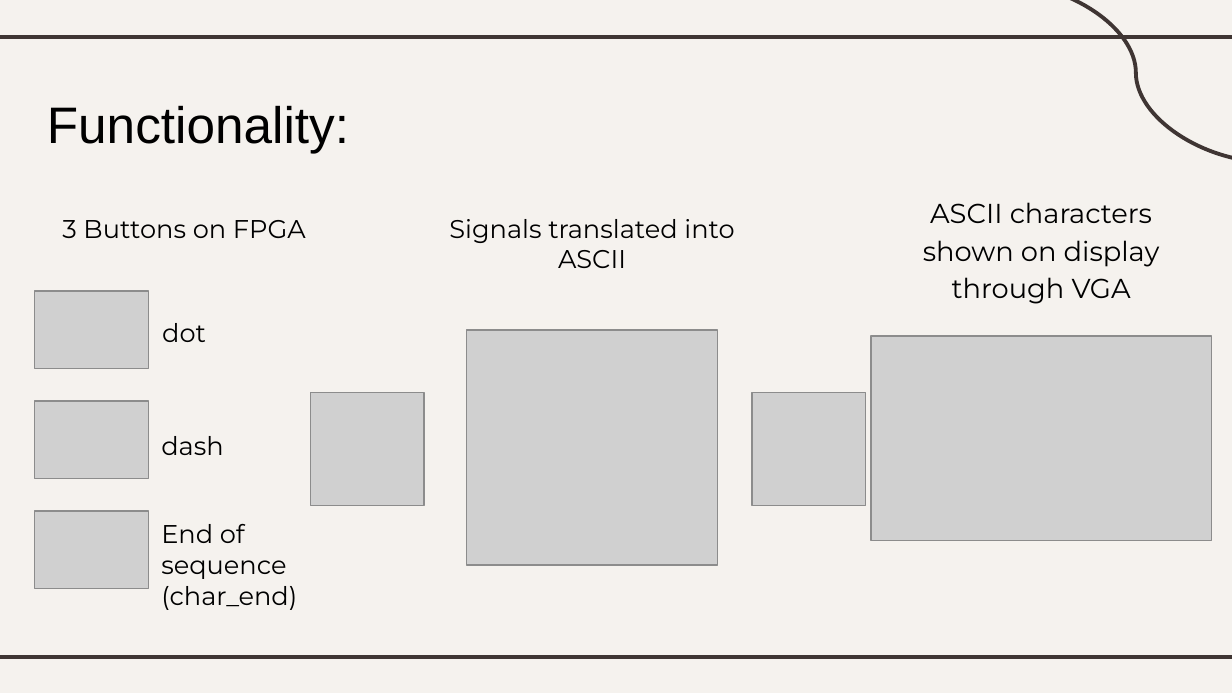
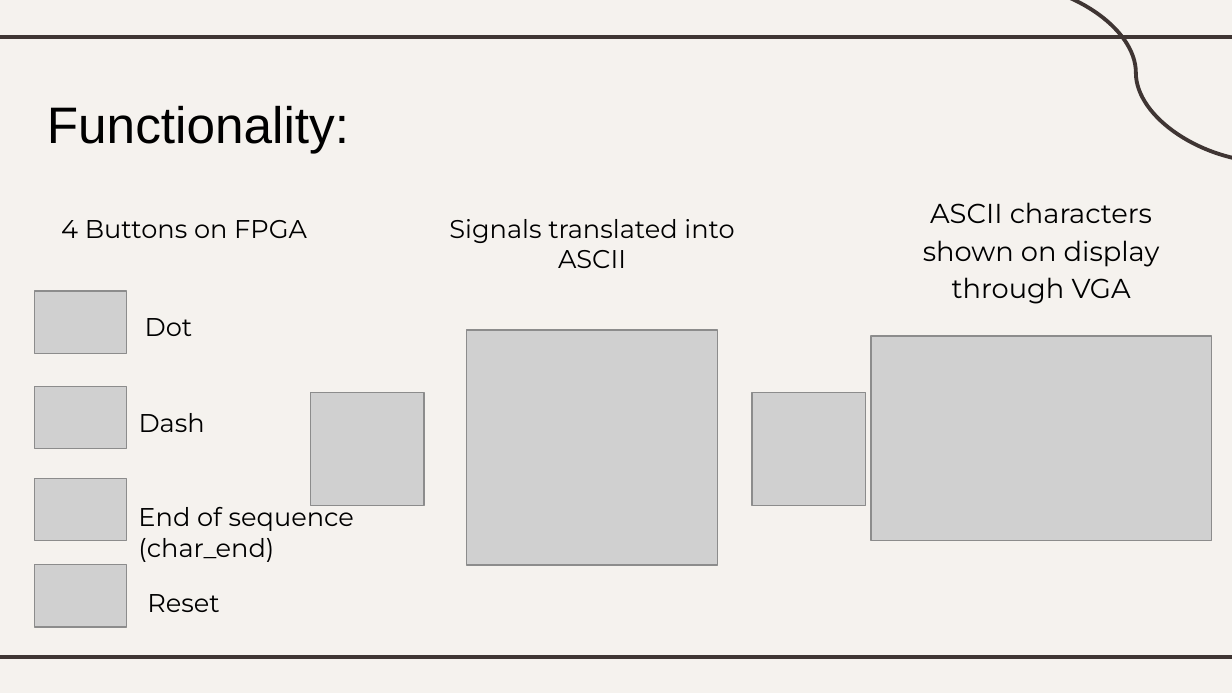
Before and after one commit to PParthPrajapati/EC311Project, a slide deck: slide 3 of Logic Design Final Project.pptx. Drawn at 1232x693 pixels with LibreOffice and Linux fonts; fonts in the diff are those of the drawing; grey boxes stand for pictures. Boxes give left, top, right and bottom in pixels: in the first picture for what was removed or moved away, otherwise in the second. Text is boxed around its words. In the diff, an @@ line names an element or a change of style, - is before the commit and + after.

```diff
--- a/Logic Design Final Project.pptx
+++ b/Logic Design Final Project.pptx
@@ text at <box>61,220,307,238</box>: text changed @@
-3 Buttons on FPGA
+4 Buttons on FPGA
@@ picture: place and size @@
-picture at <box>34,291,148,368</box>
+picture at <box>34,291,126,354</box>
@@ text at <box>145,318,193,336</box>: text changed @@
-dot
+Dot
@@ picture: place and size @@
-picture at <box>34,402,148,479</box>
+picture at <box>34,386,126,448</box>
@@ text at <box>139,413,205,432</box>: text changed @@
-dash
+Dash
@@ picture: place and size @@
-picture at <box>34,511,148,589</box>
+picture at <box>34,478,126,541</box>
@@ text "End of sequence (char_end)" rewrapped from <box>161,524,297,610</box> to <box>138,501,354,562</box> @@
@@ picture added at <box>34,564,126,627</box> @@
@@ text added at <box>147,594,219,612</box>, 15 pt, text #000000 @@
+Reset
```
Also in this commit, not shown: 1 other slide changed.
